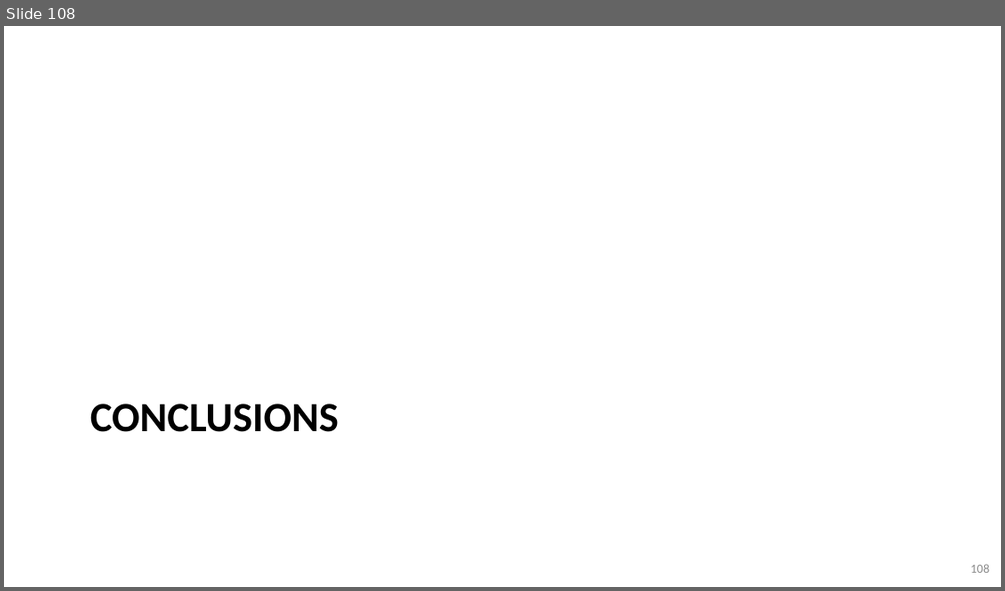
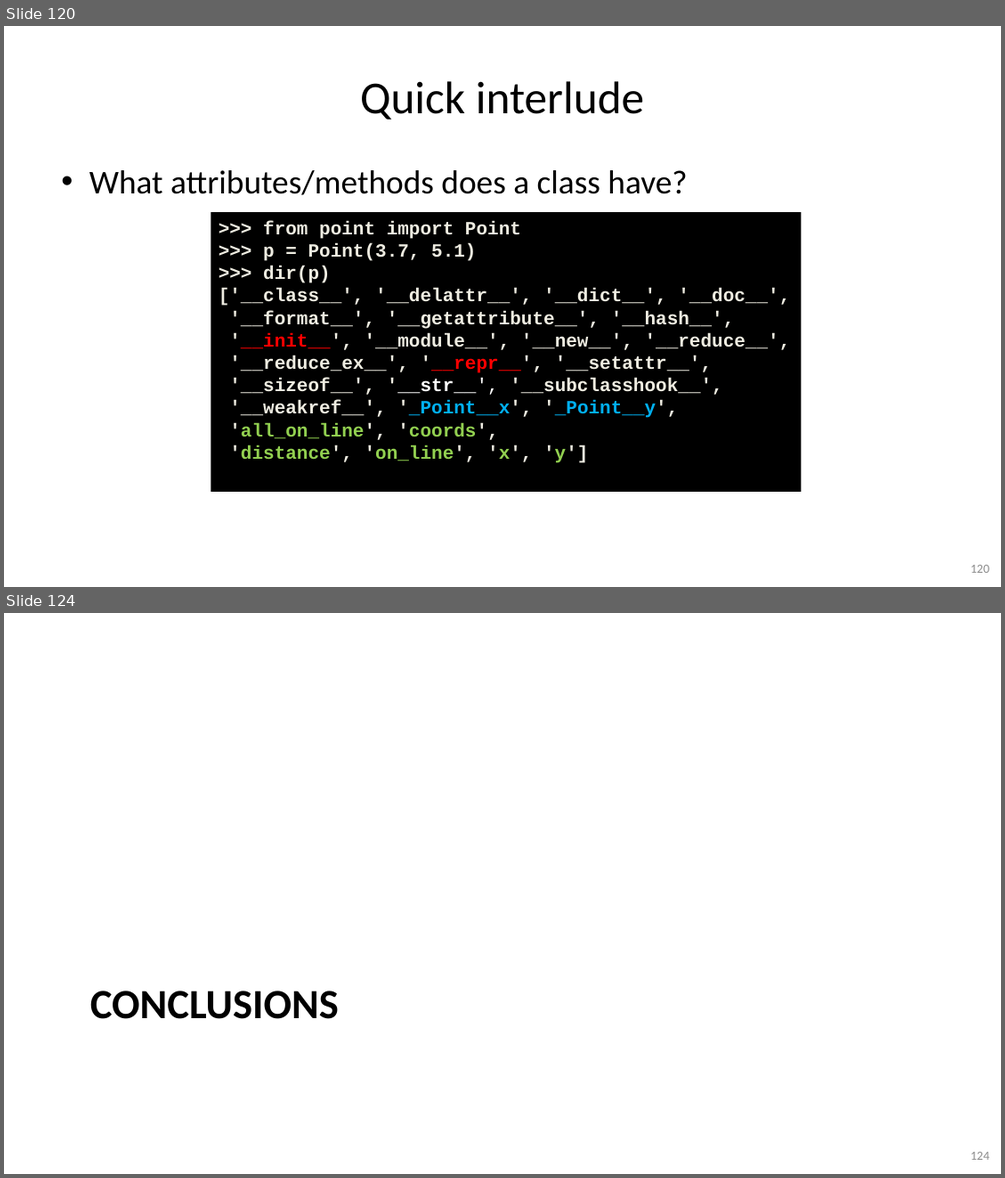
Before and after one commit to gjbex/Python-for-programmers, a slide deck: python_for_programmers.pptx. Shown one above the other, each under a label of ours: slide 108 before the commit, slides 120 and 124 after it; the slides between them are not shown. The pictures are 1005x591 and 1005x1178 pixels, drawn with LibreOffice and Linux fonts; fonts in the diff are those of the drawing. Boxes give left, top, right and bottom in pixels: in the first picture for what was removed or moved away, otherwise in the second. Text is boxed around its words. In the diff, an @@ line names an element or a change of style, - is before the commit and + after.

```diff
--- a/python_for_programmers.pptx
+++ b/python_for_programmers.pptx
@@ slide 120 added at [4,26,1001,587], background #FFFFFF @@
@@ title added at [360,81,644,119], 44 pt, text #000000 @@
+Quick interlude
@@ text added at [89,170,687,195], 32 pt, text #000000 @@
+• What attributes/methods does a class have?
@@ rectangle added at [211,212,801,491], fill #000000, 18 pt, text #EEECE1, bold @@
+>>> from point import Point
+>>> p = Point(3.7, 5.1)
+>>> dir(p)
+['__class__', '__delattr__', '__dict__', '__doc__',
+'__format__', '__getattribute__', '__hash__',
+'__init__', '__module__', '__new__', '__reduce__',
+'__reduce_ex__', '__repr__', '__setattr__',
+'__sizeof__', '__str__', '__subclasshook__',
+'__weakref__', '_Point__x', '_Point__y',
+'all_on_line', 'coords',
+'distance', 'on_line', 'x', 'y']
@@ page number added at [971,564,989,572], 12 pt, text #8C8C8C @@
+120
@@ what was slide 108 is now slide 124 @@
@@ page number at [971,1151,989,1159]: text changed @@
-108
+124
```
Also in this commit, not shown: 15 other slides added.
